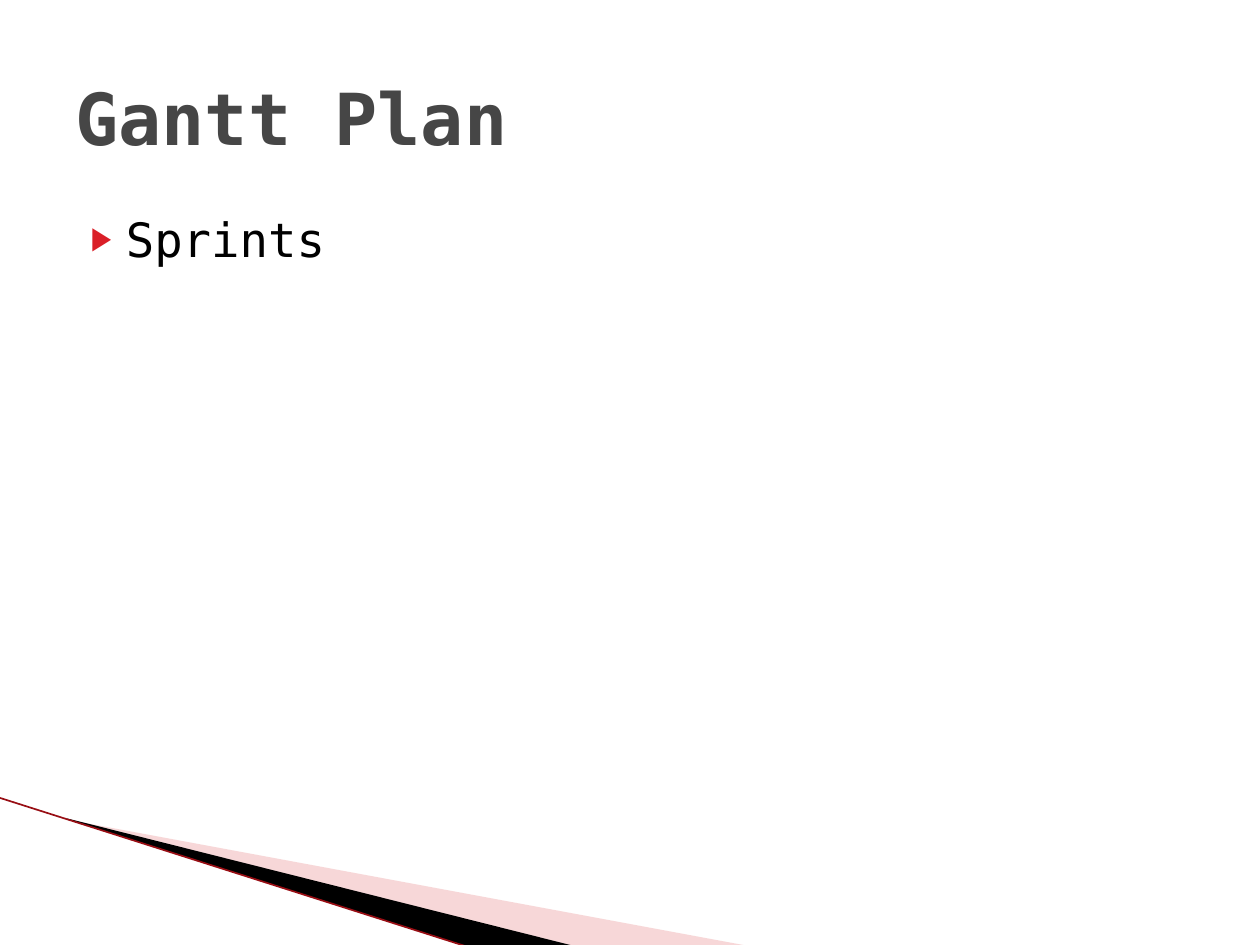
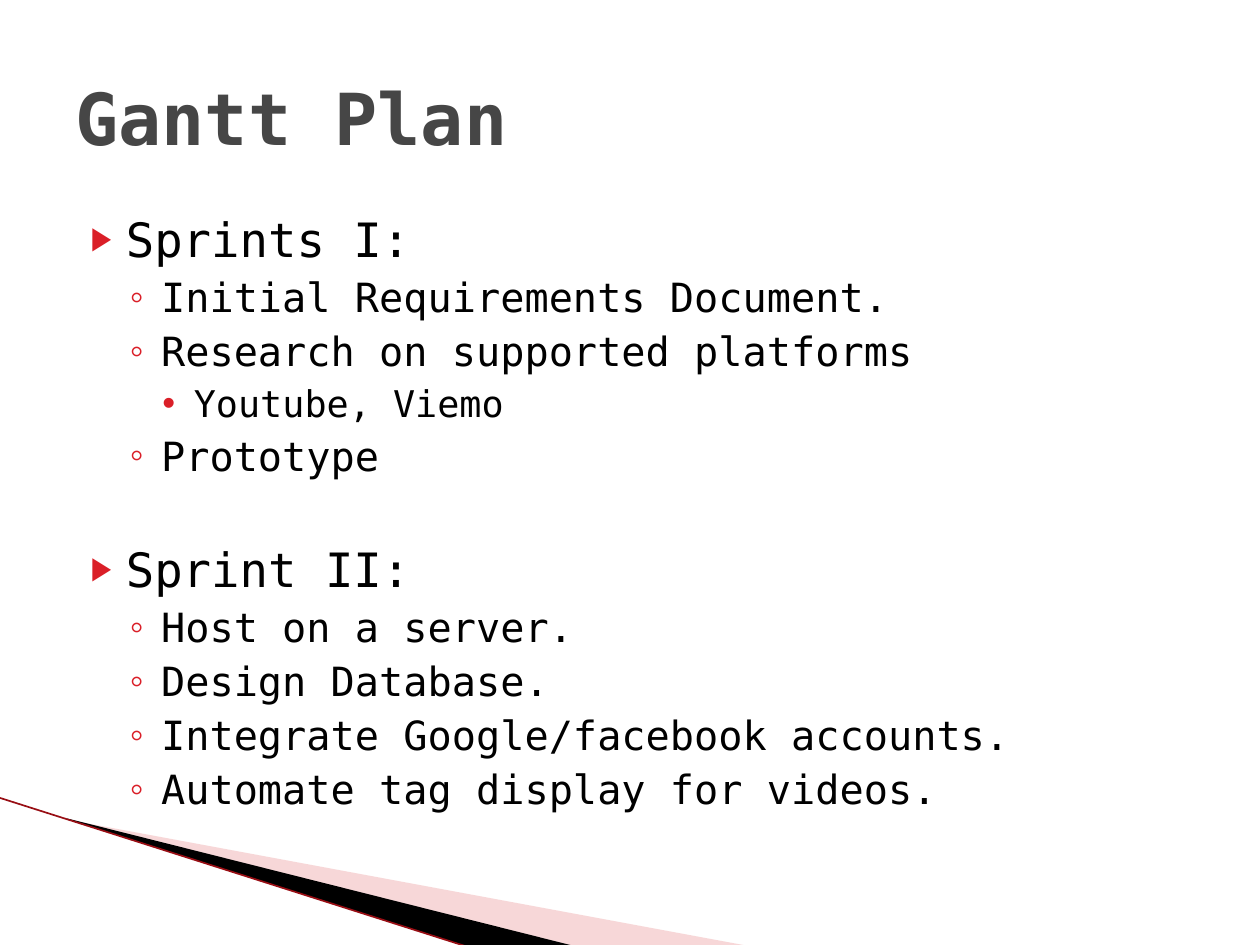
Before and after one commit to GardropFuat/VTP, a slide deck: slide 11 of Documents/VTP.pptx (slide 9 before the commit). Drawn at 1260x945 pixels with LibreOffice and Linux fonts; fonts in the diff are those of the drawing; background and template pictures are left out. Boxes give left, top, right and bottom in pixels: in the first picture for what was removed or moved away, otherwise in the second. Text is boxed around its words. In the diff, an @@ line names an element or a change of style, - is before the commit and + after.

```diff
--- a/Documents/VTP.pptx
+++ b/Documents/VTP.pptx
@@ text at (126, 221, 1009, 813): text changed; size 27 to 23 pt @@
-▶ Sprints
+▶ Sprints I:
+  ◦ Initial Requirements Document.
+  ◦ Research on supported platforms
+    • Youtube, Viemo
+  ◦ Prototype
+▶ Sprint II:
+  ◦ Host on a server.
+  ◦ Design Database.
+  ◦ Integrate Google/facebook accounts.
+  ◦ Automate tag display for videos.
```
Also in this commit, not shown: 3 other slides changed, 3 slides added, 1 slide removed, 9 other files.
